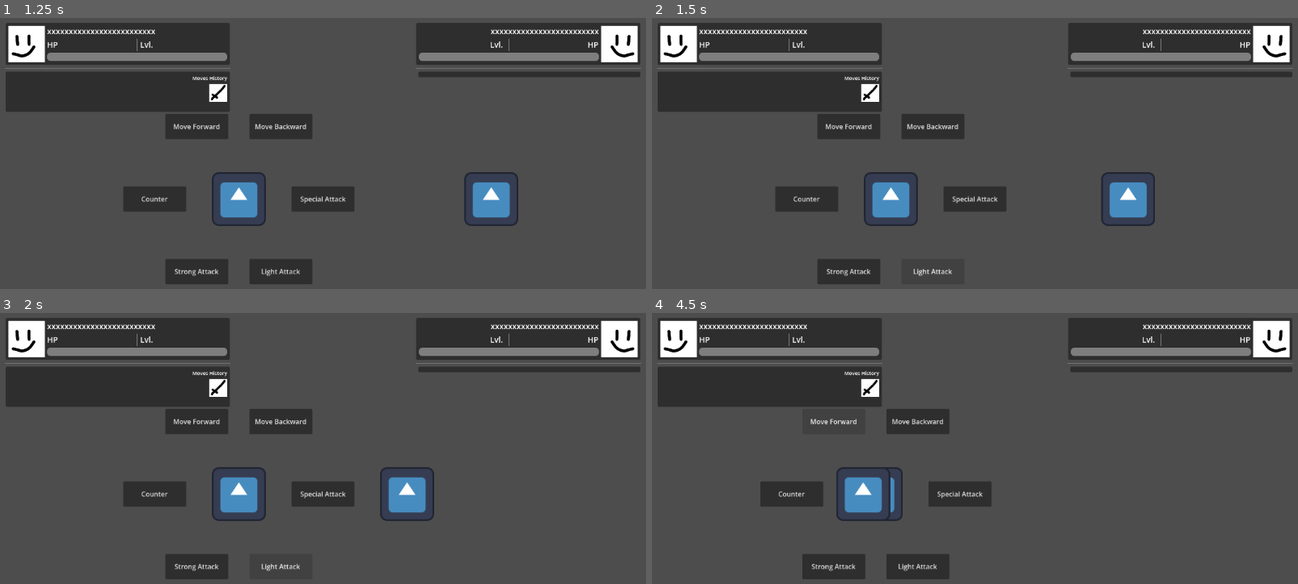
Above: before the commit, frames 1-4 (two rows, left to right).
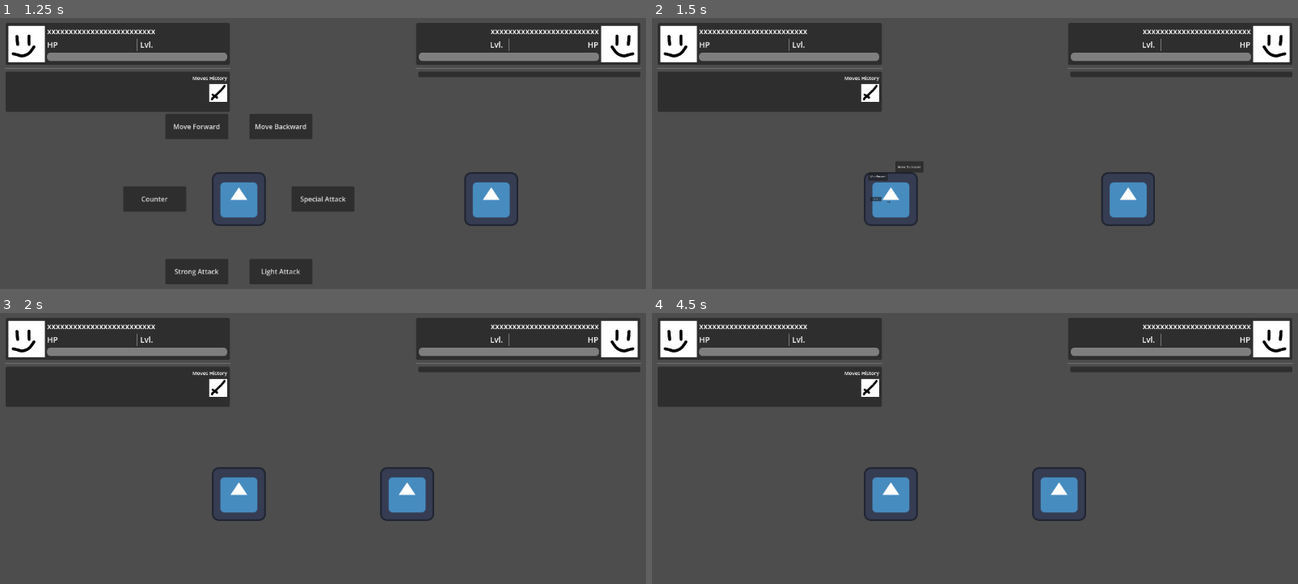
Above: after the commit, the same moments.

Repository: myticalcat/moveset-godot
Game: Godot game, scene res://scene/battle/battle_main.tscn
Same seed, same stepped clock (60 frames per second), same inputs: the game is played once before the commit and once after it. The engine's default icon, where the game draws it, is replaced by a stand-in: a white triangle on a blue panel in a dark square.
Inputs (mouse positions are in pixels of both pictures, inside the frame that each line leads up to):
- Up to frame 1 (1.25 s): tap Enter at 0.5 s; move the mouse to (239, 199) at 0.52 s
- Up to frame 2 (1.5 s): click "Light Attack" at 1.25 s
- Up to frame 3 (2 s): no input
- Up to frame 4 (4.5 s): click (975, 494) at 2 s, where only the run before the commit has a clickable "Special Attack"; click (845, 567) at 2.75 s, where only the run before the commit has a clickable "Strong Attack"; click (807, 494) at 3.5 s, where only the run before the commit has a clickable "Counter"; click (845, 421) at 4.25 s, where only the run before the commit has a clickable "Move Forward"

Frame 1 is identical in both runs. In frame 2, 4.6% of the frame differs, in the area x 19-55%, y 35-99%; in frame 3, 4.3%; in frame 4, 6.8%, in the area x 16-68%, y 35-99%.

Commit message:
fix turn off button

Diff:
--- a/scene/battle/battle_manager.gd
+++ b/scene/battle/battle_manager.gd
@@ -62,7 +62,6 @@
 		if not player.is_staggered:
 			player.turn_on_button()
 			player_mv = await player.query_for_input()
-
 
 		player.is_staggered = false
 		enemy.is_staggered = false
--- a/scripts/characters/player.gd
+++ b/scripts/characters/player.gd
@@ -32,7 +32,6 @@
 	mouse_area.mouse_entered.connect(_fan_out)
 	mouse_area.mouse_exited.connect(_schedule_hide)
 	_enable = false
-	move_chosen.connect(turn_off_button)
 	special_atk_btn.pressed.connect(func(): move_chosen.emit(Moves.Types.SPECIAL_ATK))
 	light_atk_btn.pressed.connect(func(): move_chosen.emit(Moves.Types.LIGHT_ATK))
 	strong_atk_btn.pressed.connect(func(): move_chosen.emit(Moves.Types.STRONG_ATK))
@@ -43,11 +42,13 @@
 func query_for_input() -> Moves.Types:
 	_enable = true
 	var move: Moves.Types = await move_chosen
+	turn_off_button()
 	_enable = false
 	return move
 
 func turn_off_button():
 	turn_off = true
+	_fan_hide()
 
 func turn_on_button():
 	turn_off = false
